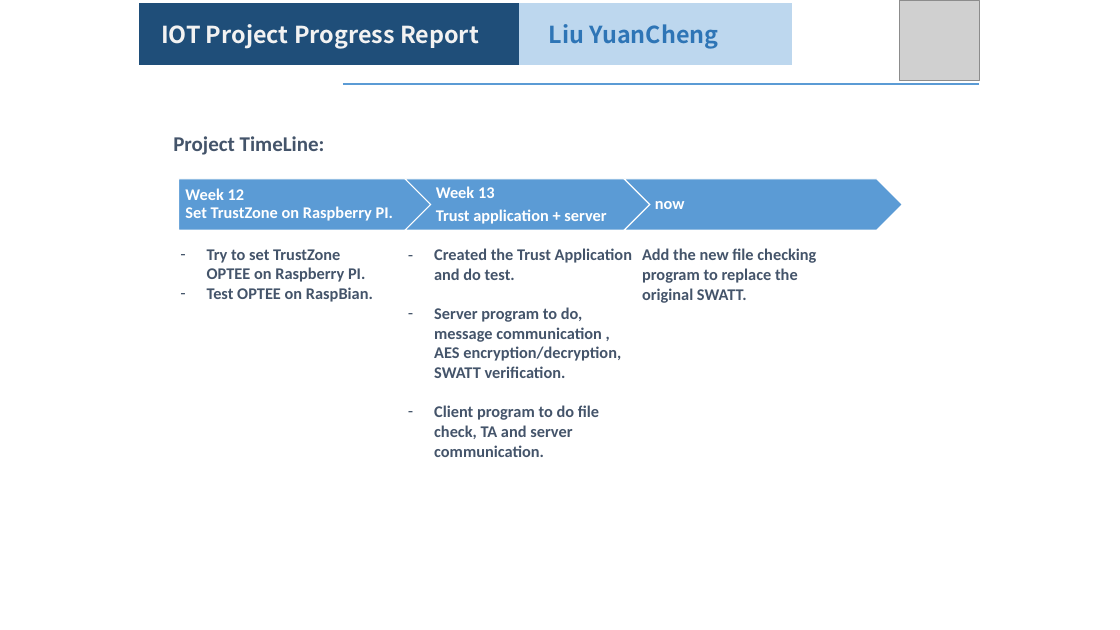
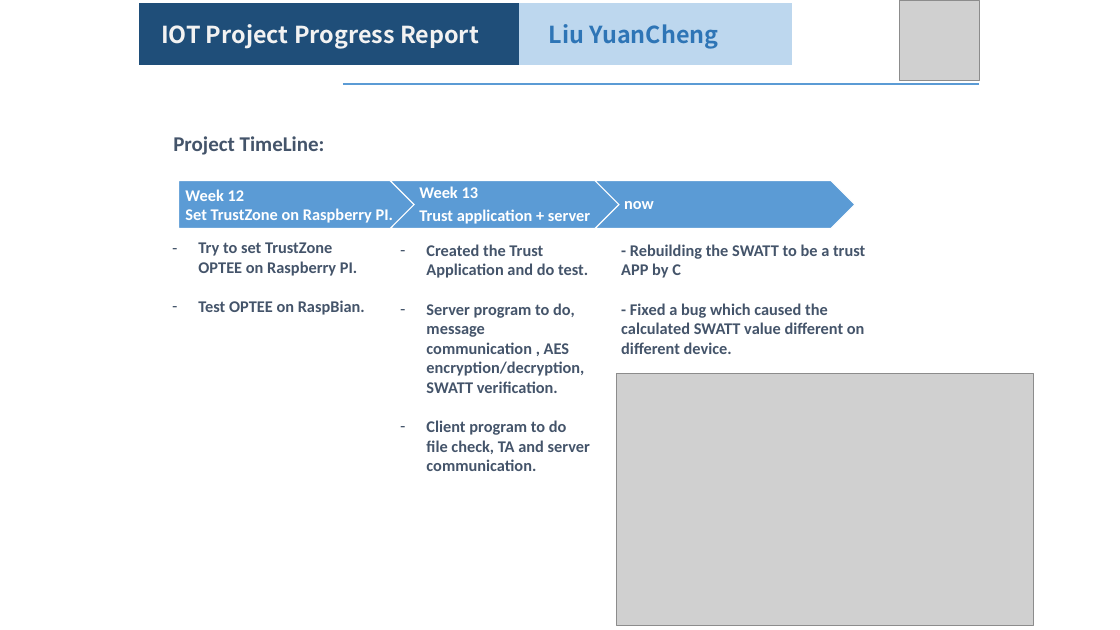
Before and after one commit to LiuYuancheng/Xandar_Sensor_IOT, a slide deck: slide 2 of doc/SingtelIOT_Progress_11_06_2019_LiuYuancheng.pptx. Drawn at 1120x630 pixels with LibreOffice and Linux fonts; fonts in the diff are those of the drawing; grey boxes stand for pictures. Boxes give left, top, right and bottom in pixels: in the first picture for what was removed or moved away, otherwise in the second. Text is boxed around its words. In the diff, an @@ line names an element or a change of style, - is before the commit and + after.

Commit message:
Document change.

```diff
--- a/doc/SingtelIOT_Progress_11_06_2019_LiuYuancheng.pptx
+++ b/doc/SingtelIOT_Progress_11_06_2019_LiuYuancheng.pptx
@@ text "Week 12 Set TrustZone on ..." at [185, 189, 393, 223]: line spacing 0.9 to 1 @@
@@ pentagon arrow: place and size @@
-pentagon arrow at [179, 179, 457, 230]
+pentagon arrow at [179, 181, 439, 229]
@@ chevron: place and size @@
-chevron at [405, 179, 683, 230]
+chevron at [390, 181, 650, 229]
@@ text "Week 13": place and size @@
-text "Week 13" at [436, 186, 606, 224]
+text "Week 13" at [419, 186, 590, 224]
@@ chevron: place and size @@
-chevron at [624, 179, 902, 230]
+chevron at [595, 181, 855, 229]
@@ text "now": place and size @@
-text "now" at [655, 201, 685, 209]
+text "now" at [624, 201, 654, 209]
@@ text "Try to set TrustZone OPTEE ..." rewrapped from [207, 249, 373, 302] to [198, 242, 365, 315] @@
@@ text "Created the Trust Application and ..." rewrapped from [434, 248, 632, 457] to [426, 244, 590, 471] @@
@@ text at [621, 244, 865, 354]: text changed @@
-Add the new file checking program to replace the original SWATT.
+- Rebuilding the SWATT to be a trust APP by C
+- Fixed a bug which caused the calculated SWATT value different on different device.
@@ picture added at [617, 373, 1033, 626] @@
```
